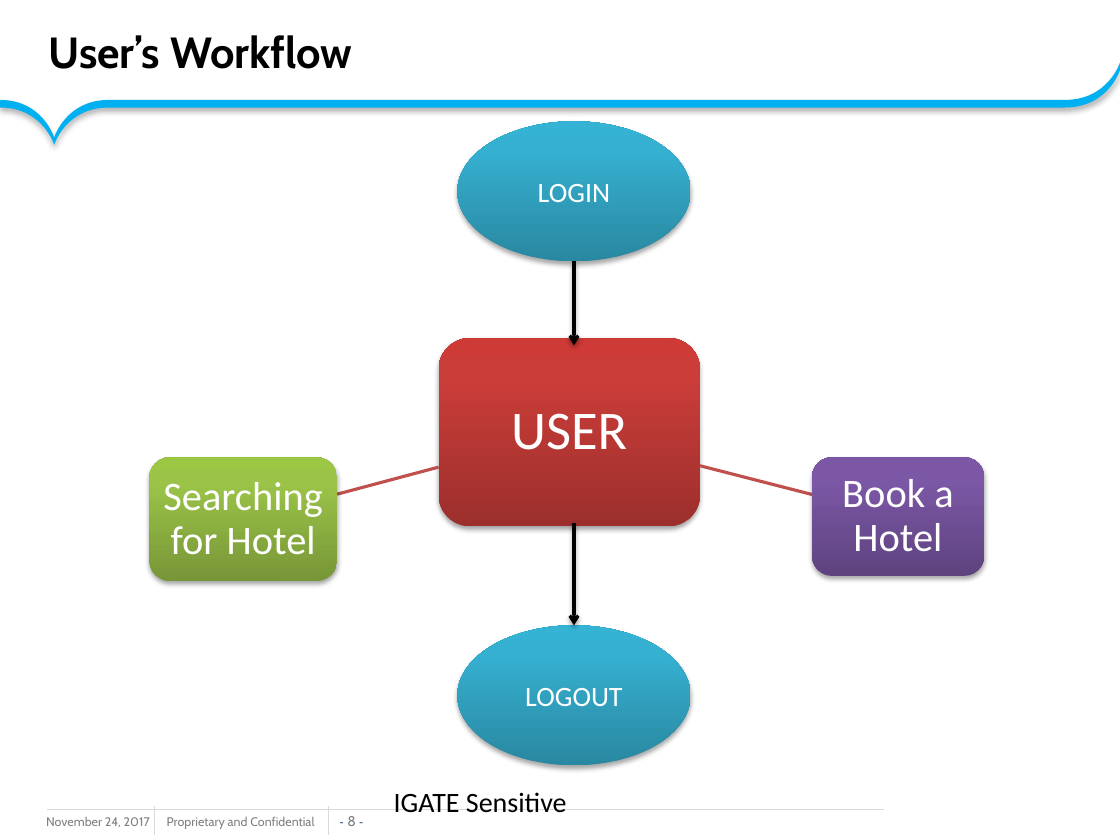
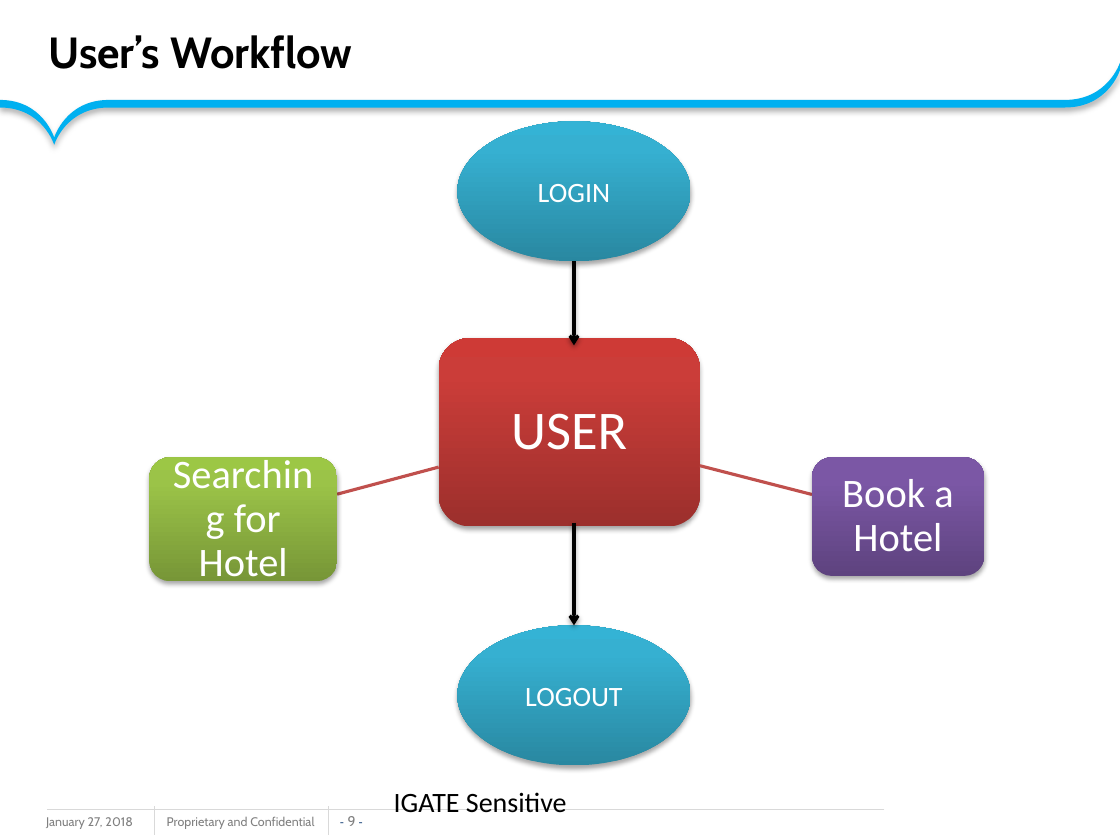
Before and after one commit to amolhadkar71/sssssssss, a slide deck: slide 9 of GroupB_HBMS_ppt.pptx (slide 8 before the commit). Drawn at 1120x840 pixels with LibreOffice and Linux fonts; fonts in the diff are those of the drawing; background and template pictures are left out. Boxes give left, top, right and bottom in pixels: in the first picture for what was removed or moved away, otherwise in the second. Text is boxed around its words. In the diff, an @@ line names an element or a change of style, - is before the commit and + after.

```diff
--- a/GroupB_HBMS_ppt.pptx
+++ b/GroupB_HBMS_ppt.pptx
@@ text "Searching for Hotel" rewrapped from <box>163,482,322,555</box> to <box>199,504,288,586</box> @@
@@ text at <box>46,817,132,829</box>: text changed @@
-November 24, 2017
+January 27, 2018
@@ page number at <box>348,816,356,826</box>: text changed @@
-- 8 -
+- 9 -
```
Also in this commit, not shown: 12 other slides changed, 13 slides added, 9 slides removed.
